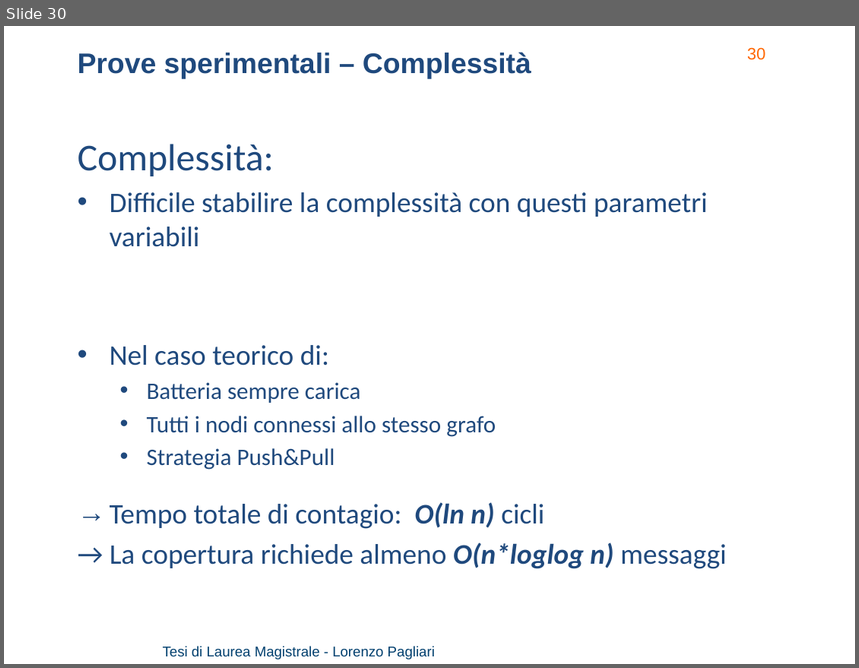
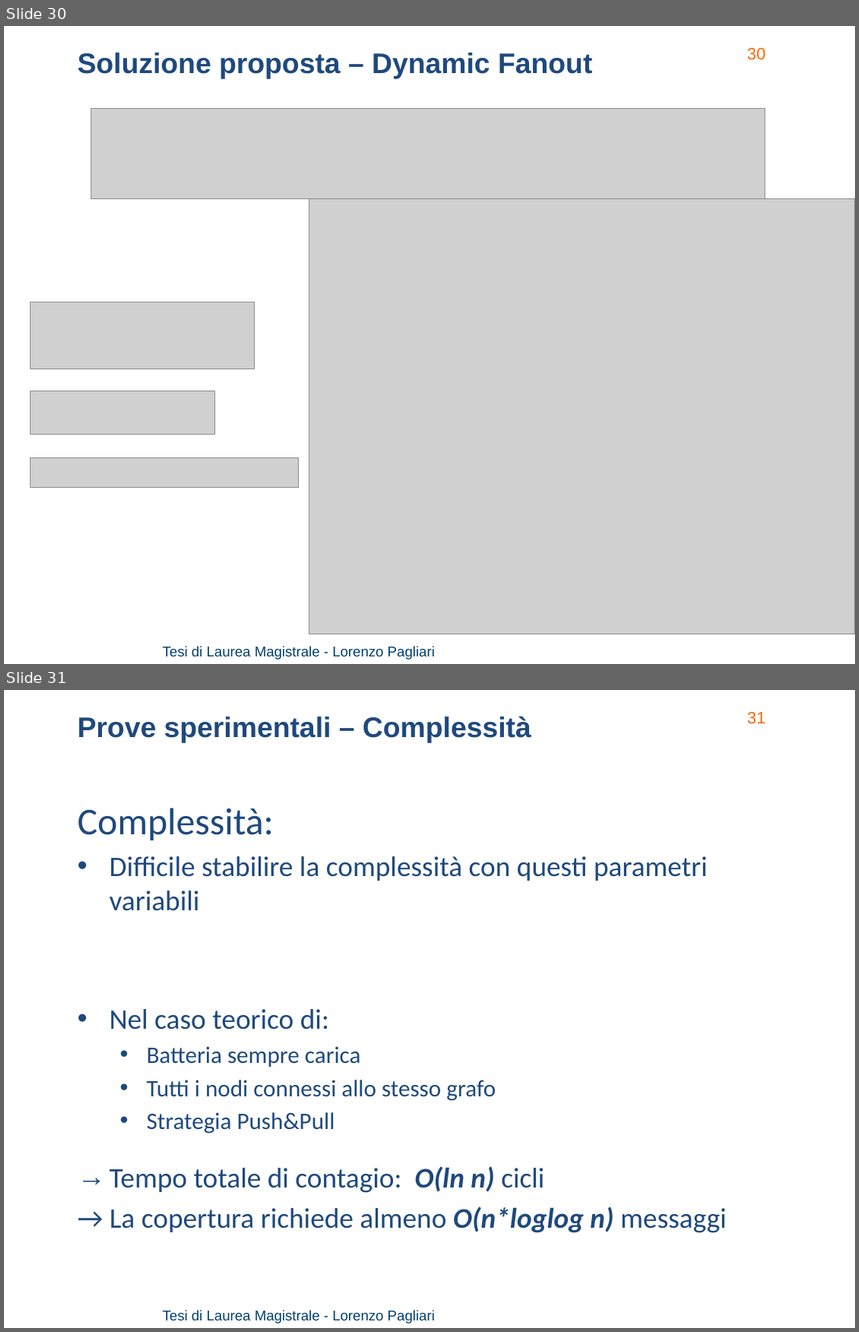
Before and after one commit to lorenzo-pagliari/Tesi, a slide deck: presentazione/Pagliari Lorenzo - presentazione_v3.4.pptx. Shown one above the other, each under a label of ours: slide 30 before the commit, slides 30 and 31 after it. The pictures are 859x668 and 859x1332 pixels, drawn with LibreOffice and Linux fonts; fonts in the diff are those of the drawing; grey boxes stand for pictures; background and template pictures are left out. Boxes give left, top, right and bottom in pixels: in the first picture for what was removed or moved away, otherwise in the second. Text is boxed around its words. In the diff, an @@ line names an element or a change of style, - is before the commit and + after.

```diff
--- a/presentazione/Pagliari Lorenzo - presentazione_v3.4.pptx
+++ b/presentazione/Pagliari Lorenzo - presentazione_v3.4.pptx
@@ slide 30 added at [4,26,855,664], background picture (left out); not listed: 2 template elements that a slide beside it also shows @@
@@ text added at [78,53,592,79], 24 pt, text #1F497D, bold @@
+Soluzione proposta – Dynamic Fanout
@@ picture added at [91,109,765,199] @@
@@ picture added at [310,199,855,635] @@
@@ picture added at [31,303,254,370] @@
@@ picture added at [31,391,215,435] @@
@@ picture added at [31,458,299,487] @@
@@ what was slide 30 is now slide 31 @@
@@ page number at [747,711,766,724]: text changed @@
-30
+31
```
Also in this commit, not shown: 3 slides changed, 1 other slide added, 3 other files.
